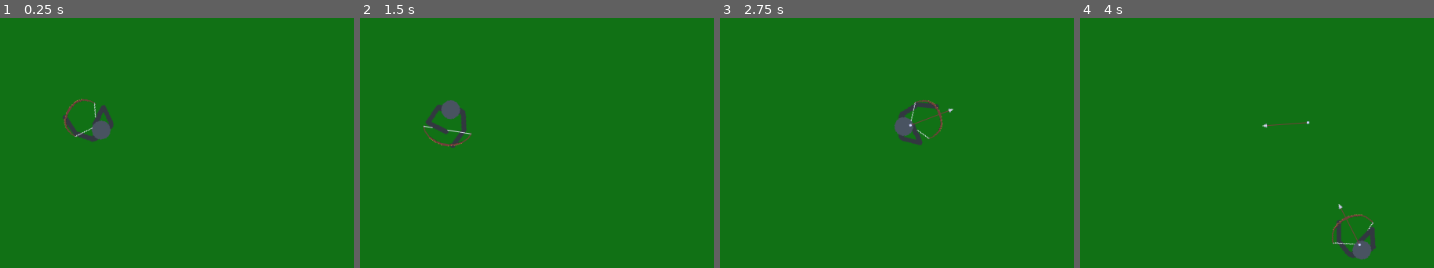
Above: before the commit, frames 1-4 (left to right).
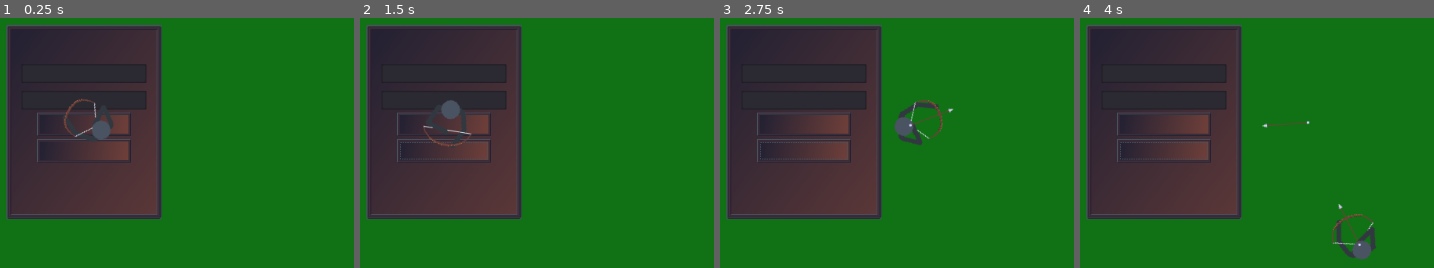
Above: after the commit, the same moments.

Repository: MichaelReel/Top-Down-Controls
Game: Godot game, scene res://scenes/main/SceneHandler.tscn
Two runs of this game, one before a commit and one after it. Both use one fixed random seed, a clock stepped at 60 frames per second and the inputs below.
Inputs (mouse positions are in pixels of both pictures, inside the frame that each line leads up to):
- Up to frame 1 (0.25 s): no input
- Up to frame 2 (1.5 s): click (444, 125) at 0.5 s, where only the run after the commit has a clickable "Login"; click (444, 150) at 1.25 s, where only the run after the commit has a clickable "Register"
- Up to frame 3 (2.75 s): tap Enter at 2 s; move the mouse to (978, 98) at 2.02 s; press the mouse at (978, 98) at 2.03 s; hold Right (ui_right) from 2.03 s (still down)
- Up to frame 4 (4 s): move the mouse to (outside the picture) at 2.77 s; release Right (ui_right) at 2.78 s; release the mouse at (outside the picture) at 2.78 s; hold Down (ui_down) 2.78-3.53 s; right-click (outside the picture) at 2.85 s; move the mouse to (1242, 18) at 3.52 s; press the mouse at (1242, 18) at 3.53 s; hold Right (ui_right) from 3.53 s (still down)

The runs differ from the first frame. In frame 1, 33% of the frame differs, in the area x 1-46%, y 2-81%; in frame 2, 33%; in frame 3, 34%; in frame 4, 34%.

Commit message:
Added a basic login screen. Not quite wired up correctly, but the concept is there.

Diff:
--- /dev/null
+++ b/assets/gui/fonts/Eadui_18.tres
@@ -0,0 +1,10 @@
+[gd_resource type="DynamicFont" load_steps=2 format=2]
+
+[ext_resource path="res://assets/gui/fonts/Eadui.ttf" type="DynamicFontData" id=1]
+
+[resource]
+size = 18
+outline_size = 1
+outline_color = Color( 0.133333, 0.133333, 0, 1 )
+use_filter = true
+font_data = ExtResource( 1 )
--- /dev/null
+++ b/assets/gui/fonts/Eadui_24.tres
@@ -0,0 +1,10 @@
+[gd_resource type="DynamicFont" load_steps=2 format=2]
+
+[ext_resource path="res://assets/gui/fonts/Eadui.ttf" type="DynamicFontData" id=1]
+
+[resource]
+size = 24
+outline_size = 1
+outline_color = Color( 0.133333, 0.133333, 0, 1 )
+use_filter = true
+font_data = ExtResource( 1 )
--- /dev/null
+++ b/scenes/main/LoginScreen.gd
@@ -0,0 +1,29 @@
+extends Control
+
+onready var login_button = $Background/VBoxContainer/LoginButton
+onready var username_input = $Background/VBoxContainer/Username
+onready var password_input = $Background/VBoxContainer/Password
+
+func _ready():
+	# Connect to the connection signals
+	Gateway.connect("login_reset", self, "_reset_login_button")
+	Gateway.connect("login_complete", self, "_disconnect_and_close")
+
+func _on_LoginButton_pressed():
+	var username = username_input.get_text()
+	var password = password_input.get_text()
+	if username == "" or password == "":
+		# Replace with some kind of GUI message:
+		print("Please provide valid userID and password")
+	else:
+		login_button.disabled = true
+		print("attempting to login")
+		Gateway.connect_to_server(username, password)
+
+func _reset_login_button():
+	login_button.disabled = false
+
+func _disconnect_and_close():
+	Gateway.disconnect("login_reset", self, "_reset_login_button")
+	Gateway.disconnect("login_complete", self, "_disconnect_and_close")
+	self.queue_free()
--- /dev/null
+++ b/scenes/main/LoginScreen.tscn
@@ -0,0 +1,138 @@
+[gd_scene load_steps=8 format=2]
+
+[ext_resource path="res://assets/gui/background.png" type="Texture" id=1]
+[ext_resource path="res://assets/gui/button_01.png" type="Texture" id=2]
+[ext_resource path="res://assets/gui/button_03.png" type="Texture" id=3]
+[ext_resource path="res://assets/gui/button_02.png" type="Texture" id=4]
+[ext_resource path="res://assets/gui/fonts/Eadui_24.tres" type="DynamicFont" id=5]
+[ext_resource path="res://assets/gui/fonts/Eadui_18.tres" type="DynamicFont" id=6]
+[ext_resource path="res://scenes/main/LoginScreen.gd" type="Script" id=7]
+
+[node name="LoginScreen" type="Control"]
+anchor_right = 1.0
+anchor_bottom = 1.0
+script = ExtResource( 7 )
+__meta__ = {
+"_edit_use_anchors_": false
+}
+
+[node name="Background" type="NinePatchRect" parent="."]
+anchor_left = 0.5
+anchor_top = 0.5
+anchor_right = 0.5
+anchor_bottom = 0.5
+margin_left = -100.0
+margin_top = -125.0
+margin_right = 100.0
+margin_bottom = 125.0
+rect_min_size = Vector2( 200, 250 )
+texture = ExtResource( 1 )
+patch_margin_left = 8
+patch_margin_top = 8
+patch_margin_right = 8
+patch_margin_bottom = 8
+__meta__ = {
+"_edit_use_anchors_": false
+}
+
+[node name="VBoxContainer" type="VBoxContainer" parent="Background"]
+anchor_left = 0.5
+anchor_top = 0.5
+anchor_right = 0.5
+anchor_bottom = 0.5
+margin_left = -80.0
+margin_top = -95.0
+margin_right = 80.0
+margin_bottom = 95.0
+__meta__ = {
+"_edit_use_anchors_": false
+}
+
+[node name="Title" type="Label" parent="Background/VBoxContainer"]
+margin_right = 160.0
+margin_bottom = 25.0
+custom_fonts/font = ExtResource( 5 )
+text = "LOGIN SCREEN"
+align = 1
+valign = 1
+
+[node name="MarginContainer" type="MarginContainer" parent="Background/VBoxContainer"]
+margin_top = 29.0
+margin_right = 160.0
+margin_bottom = 34.0
+rect_min_size = Vector2( 0, 5 )
+
+[node name="UsernameTitle" type="Label" parent="Background/VBoxContainer"]
+margin_top = 38.0
+margin_right = 160.0
+margin_bottom = 57.0
+custom_fonts/font = ExtResource( 6 )
+text = "Username"
+
+[node name="Username" type="LineEdit" parent="Background/VBoxContainer"]
+margin_top = 61.0
+margin_right = 160.0
+margin_bottom = 85.0
+
+[node name="PasswordTitle" type="Label" parent="Background/VBoxContainer"]
+margin_top = 89.0
+margin_right = 160.0
+margin_bottom = 108.0
+custom_fonts/font = ExtResource( 6 )
+text = "Password"
+
+[node name="Password" type="LineEdit" parent="Background/VBoxContainer"]
+margin_top = 112.0
+margin_right = 160.0
+margin_bottom = 136.0
+
+[node name="LoginButton" type="TextureButton" parent="Background/VBoxContainer"]
+margin_left = 19.0
+margin_top = 140.0
+margin_right = 139.0
+margin_bottom = 170.0
+rect_min_size = Vector2( 120, 30 )
+size_flags_horizontal = 4
+texture_normal = ExtResource( 2 )
+texture_pressed = ExtResource( 3 )
+texture_hover = ExtResource( 4 )
+texture_disabled = ExtResource( 3 )
+texture_focused = ExtResource( 4 )
+expand = true
+
+[node name="Label" type="Label" parent="Background/VBoxContainer/LoginButton"]
+anchor_right = 1.0
+anchor_bottom = 1.0
+custom_fonts/font = ExtResource( 5 )
+text = "Login"
+align = 1
+valign = 1
+__meta__ = {
+"_edit_use_anchors_": false
+}
+
+[node name="CreateAccountButton" type="TextureButton" parent="Background/VBoxContainer"]
+margin_left = 19.0
+margin_top = 174.0
+margin_right = 139.0
+margin_bottom = 204.0
+rect_min_size = Vector2( 120, 30 )
+size_flags_horizontal = 4
+texture_normal = ExtResource( 2 )
+texture_pressed = ExtResource( 3 )
+texture_hover = ExtResource( 4 )
+texture_disabled = ExtResource( 3 )
+texture_focused = ExtResource( 4 )
+expand = true
+
+[node name="Label" type="Label" parent="Background/VBoxContainer/CreateAccountButton"]
+anchor_right = 1.0
+anchor_bottom = 1.0
+custom_fonts/font = ExtResource( 5 )
+text = "Register"
+align = 1
+valign = 1
+__meta__ = {
+"_edit_use_anchors_": false
+}
+[connection signal="pressed" from="Background/VBoxContainer/LoginButton" to="." method="_on_LoginButton_pressed"]
--- a/scenes/main/SceneHandler.gd
+++ b/scenes/main/SceneHandler.gd
@@ -1,7 +1,10 @@
 extends Node
 
 var one_room_test = preload("res://scenes/main/OneRoomTest.tscn")
+var login_screen = preload("res://scenes/main/LoginScreen.tscn")
 
 func _ready():
 	var test_room = one_room_test.instance()
 	add_child(test_room)
+	var login = login_screen.instance()
+	add_child(login)
--- a/scenes/singletons/Gateway.gd
+++ b/scenes/singletons/Gateway.gd
@@ -10,12 +10,6 @@
 
 var username : String
 var password : String
-
-func _ready():
-	print("READY BEING CALLED!")
-	# TEST: Until login box added:
-	connect_to_server("munch", "munch")
-	# /TEST
 
 func _process(delta):
 	if get_custom_multiplayer() == null:
Binary file added: assets/gui/background.png
Binary file added: assets/gui/button_01.png
Binary file added: assets/gui/button_02.png
Binary file added: assets/gui/button_03.png
Binary file added: external/aseprite/Background.aseprite
Binary file added: external/aseprite/buttons.aseprite
